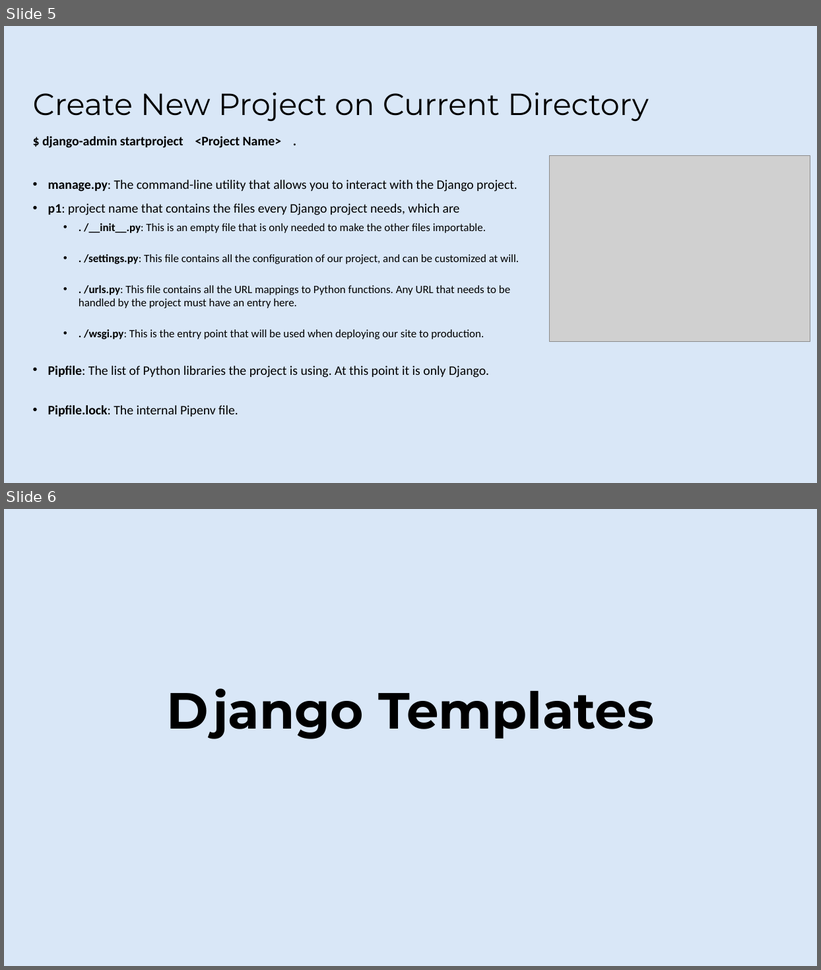
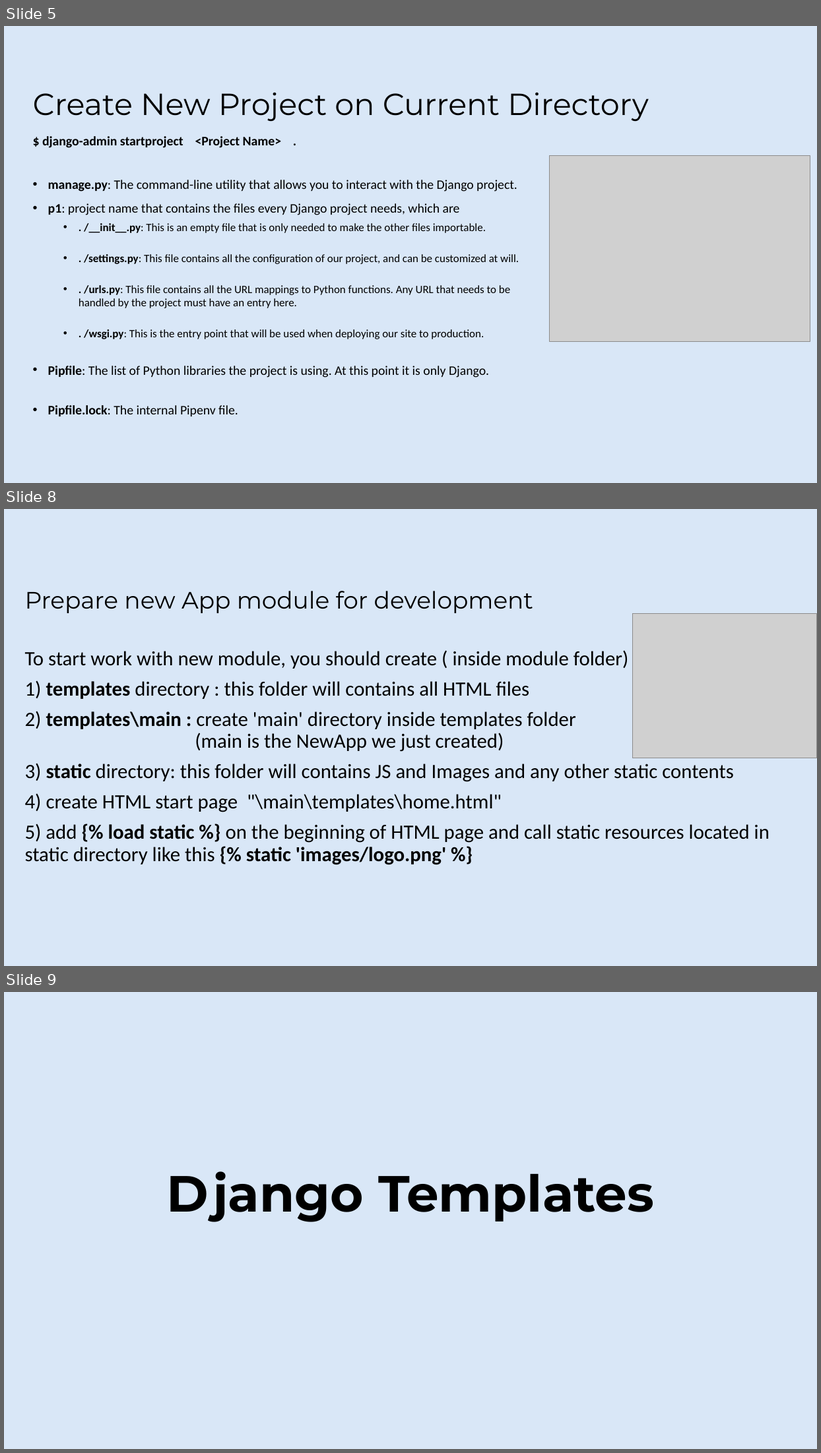
Before and after one commit to rafie-tarabay/BUE, a slide deck: django.pptx. Shown one above the other, each under a label of ours: slides 5 and 6 before the commit, slides 5, 8 and 9 after it; the slides between them are not shown. The pictures are 821x970 and 821x1453 pixels, drawn with LibreOffice and Linux fonts; fonts in the diff are those of the drawing; grey boxes stand for pictures; background and template pictures are left out. Boxes give left, top, right and bottom in pixels: in the first picture for what was removed or moved away, otherwise in the second. Text is boxed around its words. In the diff, an @@ line names an element or a change of style, - is before the commit and + after.

```diff
--- a/django.pptx
+++ b/django.pptx
@@ slide 8 added at <box>4,509,817,966</box>, background #D9E7F7 @@
@@ title added at <box>25,591,533,613</box>, 28 pt, text #000000 @@
+Prepare new App module for development
@@ picture added at <box>633,613,817,758</box> @@
@@ text added at <box>25,650,770,865</box>, 24 pt, text #000000 @@
+To start work with new module, you should create ( inside module folder)
+1) templates directory : this folder will contains all HTML files
+2) templates\main : create 'main' directory inside templates folder
+(main is the NewApp we just created)
+3) static directory: this folder will contains JS and Images and any other static contents
+4) create HTML start page "\main\templates\home.html"
+5) add {% load static %} on the beginning of HTML page and call static resources located in static directory like this {% static 'images/logo.png' %}
@@ what was slide 6 is now slide 9 @@
```
Also in this commit, not shown: 1 slide changed, 3 other slides added.
